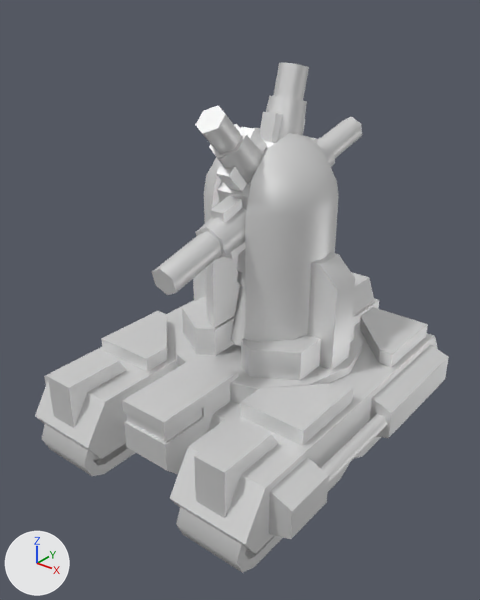
The glTF model glb/cortrem.glb as it was, and as the next commit left it.
One viewpoint serves both versions: a camera (50 mm lens) standing at (52.3, -68.4, 62.7) and looking at (-0.2, -2.8, 22.0). Every picture has the same lights, and +X, +Y and +Z are marked at lower left. The picture after the commit comes second.

In view in the first picture: 'barrel1', 'barrel2', 'barrel3', 'barrel4', 'base', 'sleeve1', 'sleeve2', 'sleeve3', 'spindle', 'turret' and 3 more.
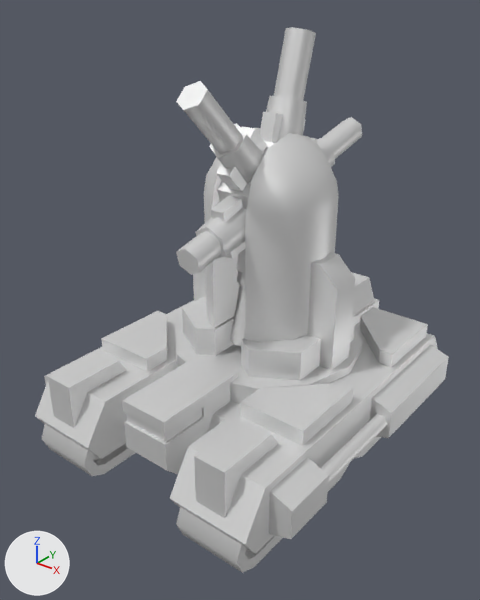
Pixel boxes [x1, y1, x2, y2] of what changed, in the pictures (480 x 600 px):
'spindle', turned: [210, 112, 318, 273] in both
'barrel2', turned, moved: before [195, 106, 242, 154]; after [177, 81, 242, 154]
'barrel1', turned, moved: before [152, 231, 222, 295]; after [176, 231, 222, 275]
'barrel3', turned, moved: before [273, 62, 309, 101]; after [274, 27, 316, 101]
'sleeve2', turned: before [209, 124, 264, 183]; after [209, 123, 264, 183]
'sleeve1', turned: [196, 207, 246, 260] in both
'sleeve3', turned: [266, 96, 307, 142] in both
'barrel4', turned: before [321, 117, 362, 158]; after [321, 117, 362, 159]
'barrel6', turned: before [231, 285, 245, 346]; after [230, 285, 245, 346]
'sleeve4', turned: [318, 138, 335, 167] in both
'sleeve6', turned (mostly hidden): [237, 271, 245, 287] in both

What the commit changed:
Object 'spindle' (ob_spindle) turns from (15, 0, 0) to (15, 0, 0) degrees about x, y and z.
Object 'barrel1' (ob_barrel1) moves from (0.0, 0.0, 0.0) to (0.0, 4.461, 0.0).
Object 'barrel2' (ob_barrel2) moves from (0.0, 2.231, -3.717) to (0.0, 0.0, 0.0).
Object 'barrel3' (ob_barrel3) moves from (0.0, -2.231, -3.717) to (0.0, 0.0, 0.0).
